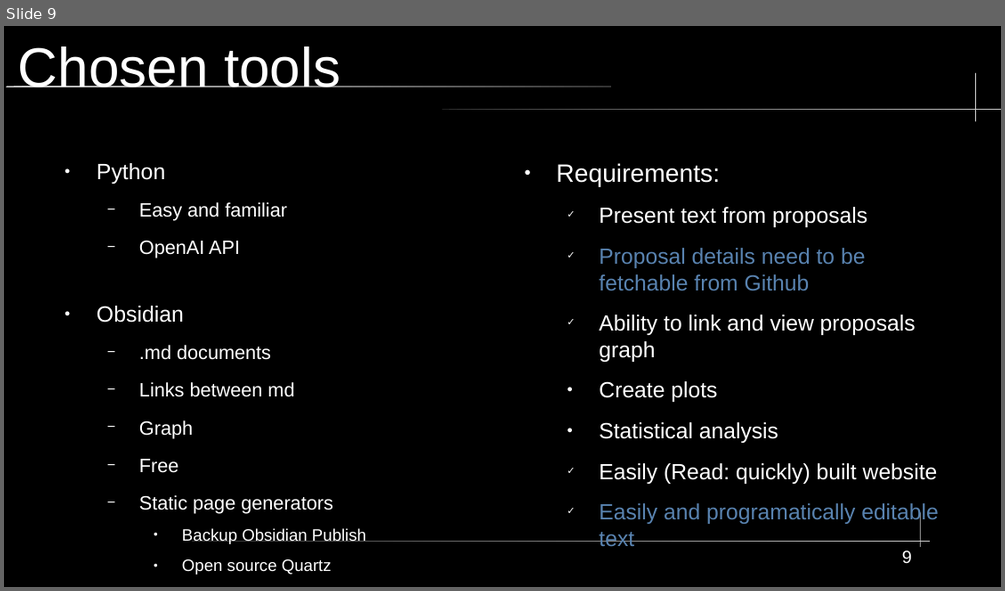
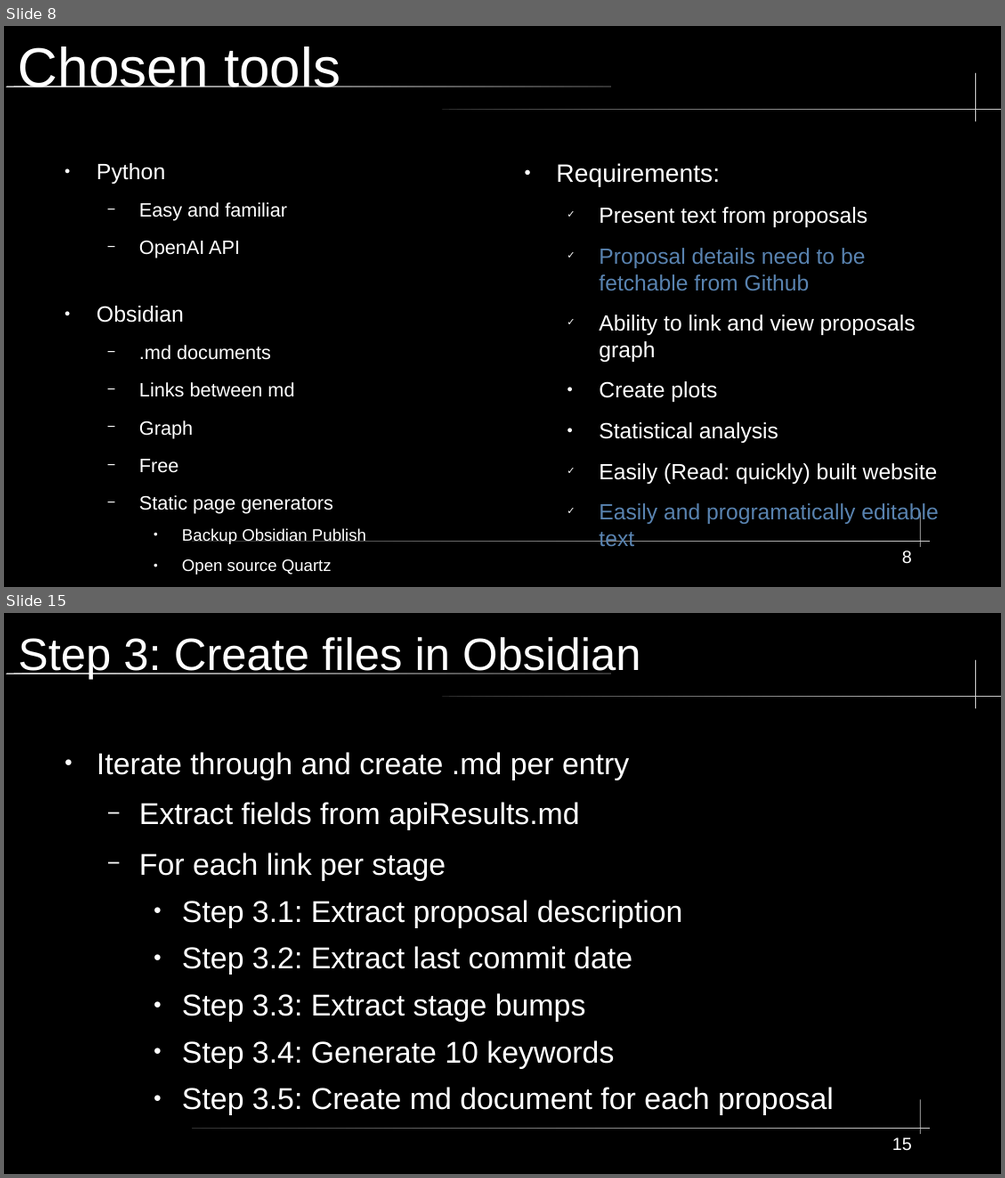
Before and after one commit to KWaloen/tc39_proposals_project, a slide deck: Data Analysis/Presentation/JS Proposals Project.odp. Shown one above the other, each under a label of ours: slide 9 before the commit, slides 8 and 15 after it; the slides between them are not shown. The pictures are 1005x591 and 1005x1178 pixels, drawn with LibreOffice and Linux fonts; fonts in the diff are those of the drawing. Boxes give left, top, right and bottom in pixels: in the first picture for what was removed or moved away, otherwise in the second. Text is boxed around its words. In the diff, an @@ line names an element or a change of style, - is before the commit and + after.

```diff
--- a/Data Analysis/Presentation/JS Proposals Project.odp
+++ b/Data Analysis/Presentation/JS Proposals Project.odp
@@ slide 15 added at bbox=[4, 613, 1001, 1174], background #000000; not listed: 5 template elements that a slide beside it also shows @@
@@ title added at bbox=[18, 637, 640, 679], 36 pt, text #FFFFFF @@
+Step 3: Create files in Obsidian
@@ text added at bbox=[97, 752, 833, 1115], 24 pt, text #FFFFFF @@
+● Iterate through and create .md per entry
+  − Extract fields from apiResults.md
+  − For each link per stage
+    ● Step 3.1: Extract proposal description
+    ● Step 3.2: Extract last commit date
+    ● Step 3.3: Extract stage bumps
+    ● Step 3.4: Generate 10 keywords
+    ● Step 3.5: Create md document for each proposal
@@ page number added at bbox=[892, 1137, 912, 1151], 14 pt, text #FFFFFF @@
+15
@@ what was slide 9 is now slide 8 @@
@@ page number at bbox=[902, 550, 912, 564]: text changed @@
-9
+8
```
Also in this commit, not shown: 7 slides changed, 22 other slides added.
